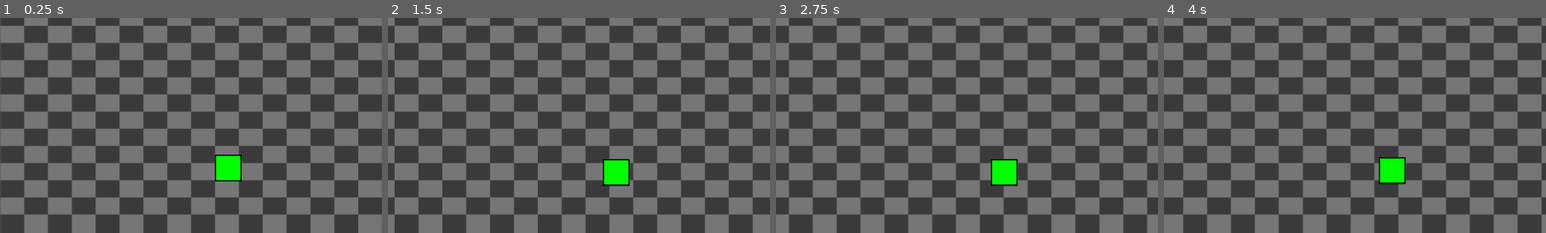
Above: before the commit, frames 1-4 (left to right).
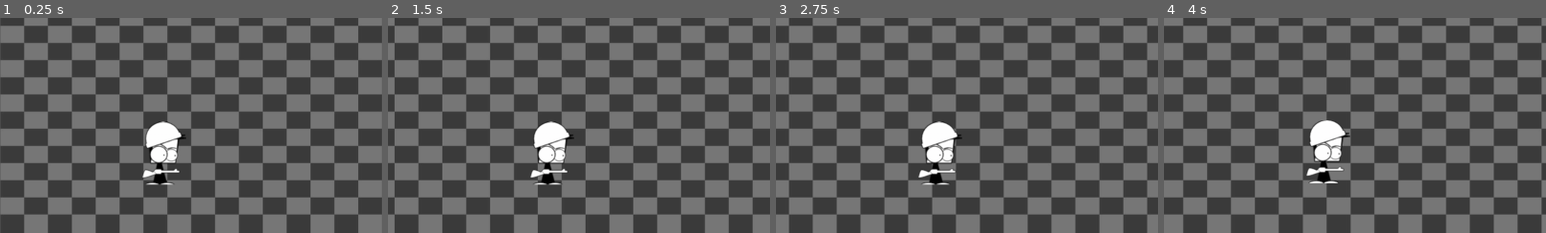
Above: after the commit, the same moments.

Repository: codedpalette/jetpack-joyride
Game: Godot game, scene res://main.tscn
The game is run twice, just before and just after one commit, with the same random seed, the same clock (stepped at 60 frames per second) and the same inputs.
Inputs:
- Up to frame 1 (0.25 s): no input
- Up to frame 2 (1.5 s): tap Enter (ui_accept) at 0.5, 0.77 s
- Up to frame 3 (2.75 s): tap Enter (ui_accept) at 1.52 s
- Up to frame 4 (4 s): tap Enter (ui_accept) at 3.02, 3.77 s
The pictures show only the part of the screen within x 8-58%, y 50-100%; the shares and areas given below are measured in that part.

The runs differ from the first frame. In frame 1, 2.7% of the frame differs, in the area x 37-64%, y 48-78%; in frame 2, 2.8%, in the area x 37-64%, y 48-79%; in frame 3, 2.8%; in frame 4, 2.8%.

Commit message:
Player sprite

Diff:
--- a/entities/player.tscn
+++ /dev/null
@@ -1,12 +0,0 @@
-[gd_scene format=3 uid="uid://mtpnkklibq40"]
-
-[ext_resource type="Script" uid="uid://4cm05olet3ja" path="res://entities/player.gd" id="1_4flbx"]
-
-[sub_resource type="RectangleShape2D" id="RectangleShape2D_onrkg"]
-size = Vector2(40, 40)
-
-[node name="Player" type="CharacterBody2D" unique_id=178078443]
-script = ExtResource("1_4flbx")
-
-[node name="CollisionShape2D" type="CollisionShape2D" parent="." unique_id=1377592384]
-shape = SubResource("RectangleShape2D_onrkg")
--- a/entities/player.gd
+++ b/entities/player/player.gd
@@ -2,12 +2,12 @@
 
 @export_range(500, 2000, 1) var gravity := 1000.0
 @export_range(500, 2000, 1) var jump := 1200.0
-@onready var collision_shape: CollisionShape2D = $CollisionShape2D
+#@onready var collision_shape: CollisionShape2D = $CollisionShape2D
 
-func _draw() -> void:
-    var rect := collision_shape.shape.get_rect()
-    draw_rect(rect, Color.GREEN)
-    draw_rect(rect, Color.BLACK, false, 2.0)
+# func _draw() -> void:
+#     var rect := collision_shape.shape.get_rect()
+#     draw_rect(rect, Color.GREEN)
+#     draw_rect(rect, Color.BLACK, false, 2.0)
 
 func _physics_process(delta: float) -> void:
     var acceleration := Vector2.DOWN * gravity
--- /dev/null
+++ b/entities/player/player.tscn
@@ -0,0 +1,18 @@
+[gd_scene format=3 uid="uid://mtpnkklibq40"]
+
+[ext_resource type="Script" uid="uid://4cm05olet3ja" path="res://entities/player/player.gd" id="1_4flbx"]
+[ext_resource type="Texture2D" uid="uid://bdsqe70udyjjy" path="res://entities/player/player.png" id="2_abrql"]
+
+[sub_resource type="CapsuleShape2D" id="CapsuleShape2D_sglur"]
+radius = 25.0
+height = 100.0
+
+[node name="Player" type="CharacterBody2D" unique_id=178078443]
+script = ExtResource("1_4flbx")
+
+[node name="Sprite2D" type="Sprite2D" parent="." unique_id=621242145]
+texture = ExtResource("2_abrql")
+
+[node name="CollisionShape2D" type="CollisionShape2D" parent="." unique_id=1377592384]
+position = Vector2(-2.4280167, 0)
+shape = SubResource("CapsuleShape2D_sglur")
--- a/main.tscn
+++ b/main.tscn
@@ -1,6 +1,6 @@
 [gd_scene format=3 uid="uid://e7vy0g58dx4"]
 
-[ext_resource type="PackedScene" uid="uid://mtpnkklibq40" path="res://entities/player.tscn" id="1_ig7tw"]
+[ext_resource type="PackedScene" uid="uid://mtpnkklibq40" path="res://entities/player/player.tscn" id="1_ig7tw"]
 [ext_resource type="PackedScene" uid="uid://us1jfwum4tfa" path="res://world/bounds.tscn" id="2_0xm2m"]
 [ext_resource type="PackedScene" uid="uid://cpqtnu4rvmlr0" path="res://world/background.tscn" id="3_h2yge"]
 
@@ -15,6 +15,6 @@
 [node name="Bounds" parent="World" unique_id=933791999 instance=ExtResource("2_0xm2m")]
 
 [node name="PlayerTrack" type="Node2D" parent="World" unique_id=1956690177]
-position = Vector2(450, 540)
+position = Vector2(350, 540)
 
 [node name="Player" parent="World/PlayerTrack" unique_id=178078443 instance=ExtResource("1_ig7tw")]
Renamed: entities/player.gd.uid -> entities/player/player.gd.uid
Binary file added: entities/player/player.png
Not shown, added: entities/player/player.png.import
